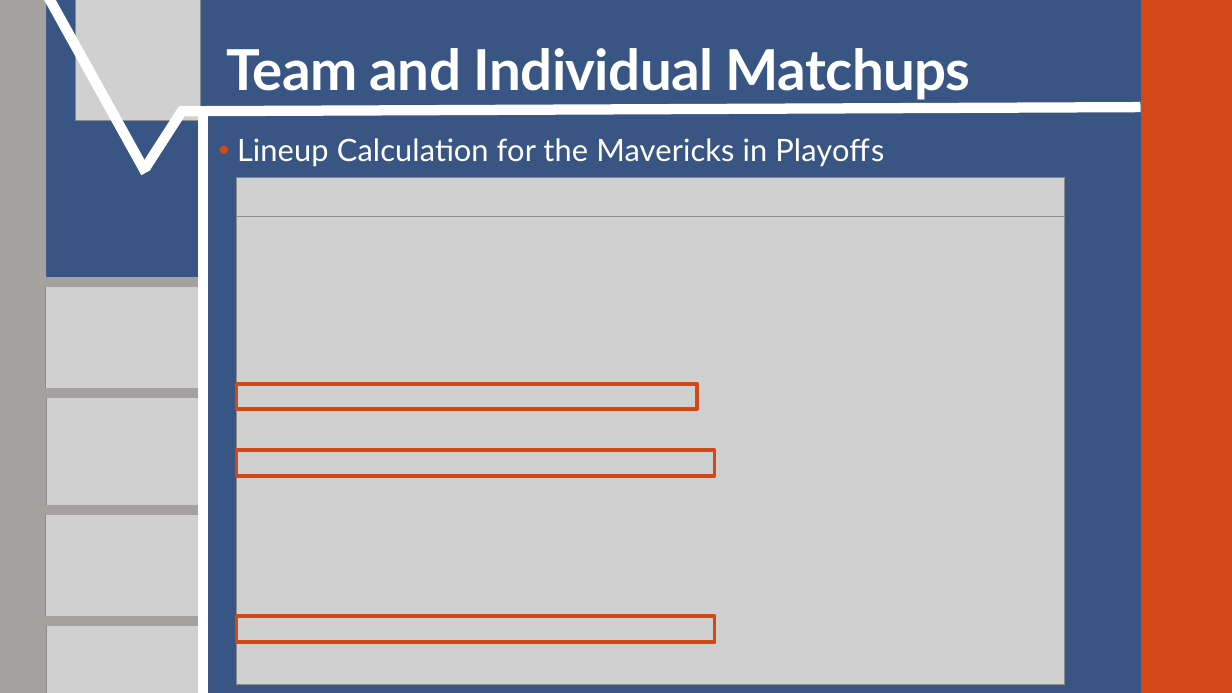
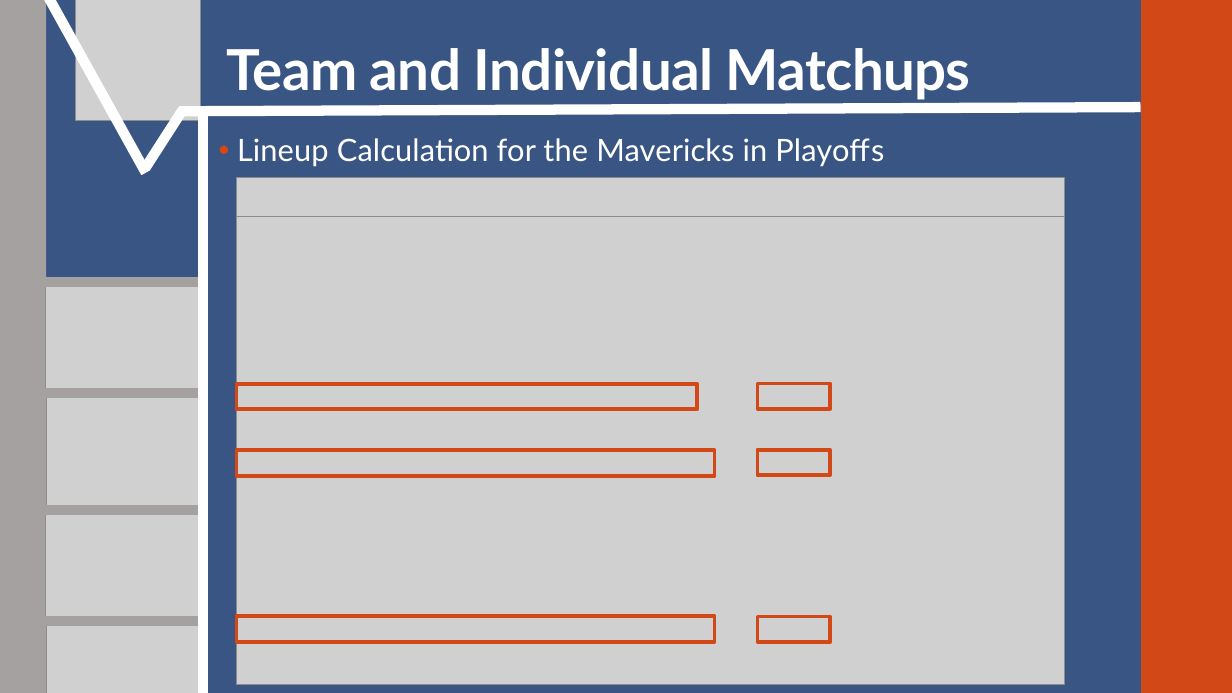
Before and after one commit to SuperMarioGiacomazzo/STOR390_WEBSITE, a slide deck: slide 14 of Slides/Basketball 3/Basketball_3_Lecture.pptx. Drawn at 1232x693 pixels with LibreOffice and Linux fonts; fonts in the diff are those of the drawing; grey boxes stand for pictures. Boxes give left, top, right and bottom in pixels: in the first picture for what was removed or moved away, otherwise in the second. Text is boxed around its words. In the diff, an @@ line names an element or a change of style, - is before the commit and + after.

```diff
--- a/Slides/Basketball 3/Basketball_3_Lecture.pptx
+++ b/Slides/Basketball 3/Basketball_3_Lecture.pptx
@@ rectangle added at [758,384,830,409], outline #D34817 3 pt @@
@@ rectangle added at [758,450,830,475], outline #D34817 3 pt @@
@@ rectangle added at [758,616,830,641], outline #D34817 3 pt @@
```
Also in this commit, not shown: 1 other slide changed, 6 other files.
